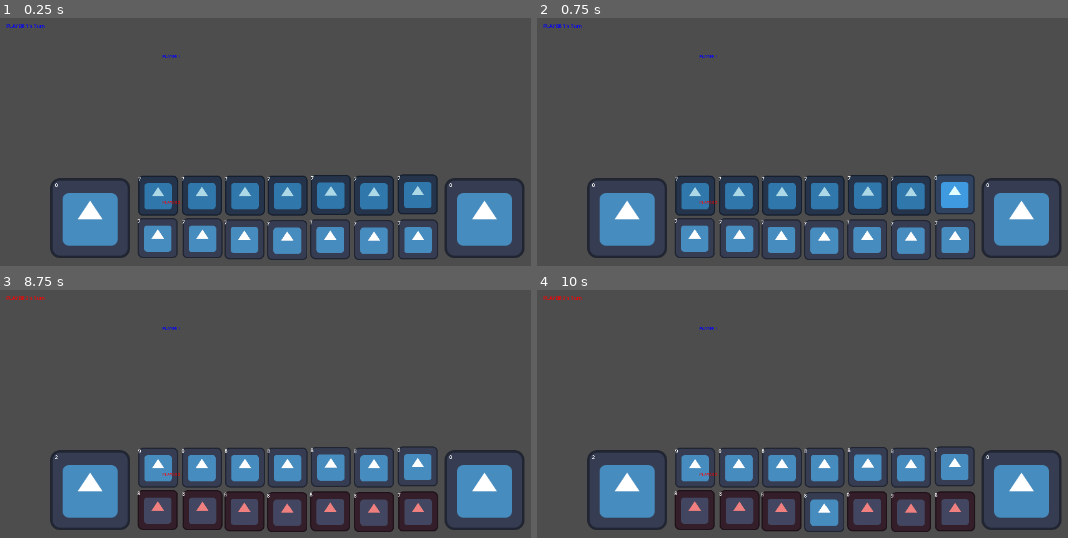
Above: before the commit, frames 1-4 (two rows, left to right).
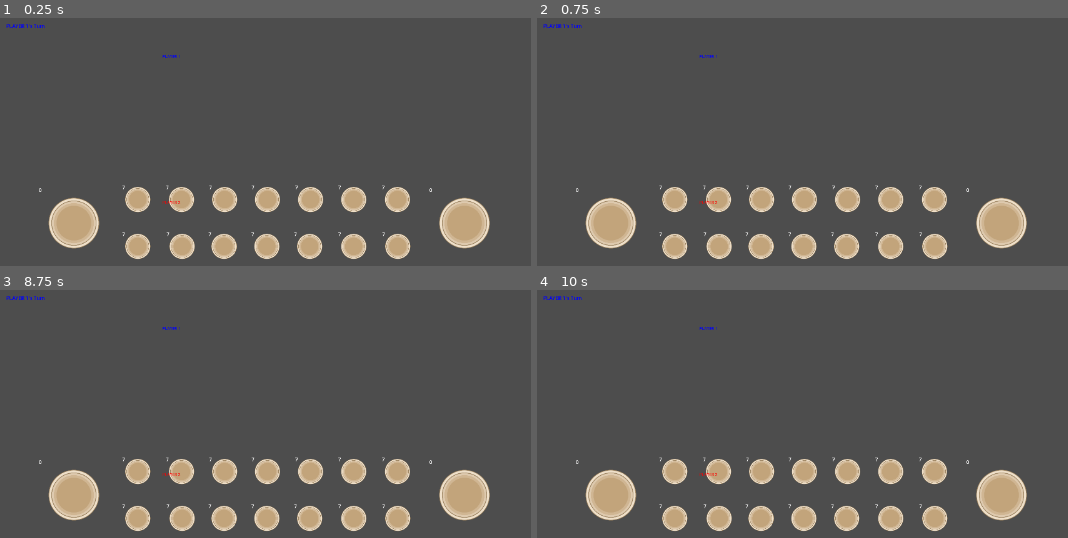
Above: after the commit, the same moments.

Repository: Hoplyman/GameHackathon-Achuuuspekoply
Game: Godot game, scene res://scenes/Board.tscn
Two runs of this game, one before a commit and one after it. Both use one fixed random seed, a clock stepped at 60 frames per second and the inputs below.
Inputs (mouse positions are in pixels of both pictures, inside the frame that each line leads up to):
- Up to frame 1 (0.25 s): no input
- Up to frame 2 (0.75 s): tap Enter at 0.5 s; move the mouse to (956, 194) at 0.52 s; click (956, 194) at 0.67 s
- Up to frame 3 (8.75 s): tap Space at 1.25, 2.75, 4.25 s; move the mouse to (371, 468) at 1.27 s; click (371, 468) at 1.42 s; tap Enter at 2, 3.5 s; move the mouse to (329, 466) at 2.02 s; click (329, 466) at 2.17 s; move the mouse to (286, 468) at 2.77 s; click (286, 468) at 2.92 s; move the mouse to (244, 468) at 3.52 s; click (244, 468) at 3.67 s; move the mouse to (201, 468) at 4.27 s; click (201, 468) at 4.42 s; move the mouse to (159, 468) at 5.02 s; click (159, 468) at 5.17 s; move the mouse to (159, 510) at 5.77 s; click (159, 510) at 5.92 s; move the mouse to (201, 510) at 6.52 s; click (201, 510) at 6.67 s; move the mouse to (244, 510) at 7.27 s; click (244, 510) at 7.42 s; move the mouse to (286, 513) at 8.02 s; click (286, 513) at 8.17 s
- Up to frame 4 (10 s): move the mouse to (866, 510) at 8.77 s; click (866, 510) at 8.92 s; move the mouse to (outside the picture) at 9.52 s; click (outside the picture) at 9.67 s

The runs differ from the first frame. In frame 1, 22% of the frame differs, in the area x 7-99%, y 62-98%; in frame 2, 22%; in frame 3, 20%; in frame 4, 20%.

Commit message:
Add pit and shell sprites, update scene layouts
Added new sprite assets for pits and shells, including individual images and sprite sheets. Updated ClickArea to use a circular collision shape, MainHouse and Pit to use the new sprite sheets, and adjusted Board scene pit and house positions for improved layout.

Diff:
--- a/objects/ClickArea.tscn
+++ b/objects/ClickArea.tscn
@@ -1,12 +1,12 @@
-[gd_scene load_steps=3 format=3 uid="uid://dul2u4plgebux"]
+[gd_scene load_steps=3 format=3 uid="uid://dwkxkpei0jpnp"]
 
 [ext_resource type="Script" uid="uid://bcb6042rmhtnw" path="res://objects/ClickArea.gd" id="1_b1yj3"]
 
-[sub_resource type="RectangleShape2D" id="RectangleShape2D_4nuuy"]
-size = Vector2(120, 120)
+[sub_resource type="CircleShape2D" id="CircleShape2D_b1yj3"]
+radius = 42.0
 
 [node name="ClickArea" type="Area2D"]
 script = ExtResource("1_b1yj3")
 
 [node name="CollisionShape2D" type="CollisionShape2D" parent="."]
-shape = SubResource("RectangleShape2D_4nuuy")
+shape = SubResource("CircleShape2D_b1yj3")
--- a/objects/MainHouse.tscn
+++ b/objects/MainHouse.tscn
@@ -1,14 +1,15 @@
-[gd_scene load_steps=3 format=3 uid="uid://c6sjqtnwnp0gx"]
+[gd_scene load_steps=3 format=3 uid="uid://cbhuu874h1vo8"]
 
-[ext_resource type="Script" uid="uid://blhkihyn7nhvt" path="res://objects/MainHouse.gd" id="1_cpixq"]
-[ext_resource type="Texture2D" uid="uid://cvi7xcuocyix7" path="res://icon.svg" id="1_o3qwh"]
+[ext_resource type="Script" path="res://objects/MainHouse.gd" id="1_cpixq"]
+[ext_resource type="Texture2D" uid="uid://c6epetnvtqb2o" path="res://assets/Sprites/PitSprites.png" id="2_cpixq"]
 
 [node name="MainHouse" type="Node2D"]
 script = ExtResource("1_cpixq")
 
 [node name="Sprite2D" type="Sprite2D" parent="."]
 scale = Vector2(2, 2)
-texture = ExtResource("1_o3qwh")
+texture = ExtResource("2_cpixq")
+hframes = 11
 
 [node name="StoneLabel" type="Label" parent="."]
 offset_left = -113.0
--- a/objects/Pit.tscn
+++ b/objects/Pit.tscn
@@ -1,19 +1,25 @@
-[gd_scene load_steps=4 format=3 uid="uid://crgh76dqr0wvu"]
+[gd_scene load_steps=4 format=3 uid="uid://ckefdced2oe5c"]
 
 [ext_resource type="Script" uid="uid://cjwsyvlbfgd0s" path="res://objects/Pit.gd" id="1_yhywh"]
-[ext_resource type="Texture2D" uid="uid://cvi7xcuocyix7" path="res://icon.svg" id="2_gvsfr"]
-[ext_resource type="PackedScene" uid="uid://dul2u4plgebux" path="res://objects/ClickArea.tscn" id="3_gvsfr"]
+[ext_resource type="Texture2D" uid="uid://c6epetnvtqb2o" path="res://assets/Sprites/PitSprites.png" id="2_gvsfr"]
+[ext_resource type="PackedScene" uid="uid://dwkxkpei0jpnp" path="res://objects/ClickArea.tscn" id="3_gvsfr"]
 
-[node name="Pit" type="Node2D"]
+[node name="Pit" type="Sprite2D"]
+texture = ExtResource("2_gvsfr")
+hframes = 11
 script = ExtResource("1_yhywh")
 
 [node name="Sprite2D" type="Sprite2D" parent="."]
+visible = false
 position = Vector2(65, 65)
 texture = ExtResource("2_gvsfr")
+hframes = 11
 
 [node name="ShellLabel" type="Label" parent="."]
-offset_right = 40.0
-offset_bottom = 23.0
+offset_left = -50.0
+offset_top = -50.0
+offset_right = -10.0
+offset_bottom = -27.0
 
 [node name="ClickArea" parent="." instance=ExtResource("3_gvsfr")]
-position = Vector2(65, 65)
+show_behind_parent = true
--- a/scenes/Board.tscn
+++ b/scenes/Board.tscn
@@ -1,63 +1,63 @@
 [gd_scene load_steps=5 format=3 uid="uid://5gfo7bqx7y0u"]
 
-[ext_resource type="PackedScene" path="res://objects/Pit.tscn" id="1_qails"]
+[ext_resource type="PackedScene" uid="uid://ckefdced2oe5c" path="res://objects/Pit.tscn" id="1_qails"]
 [ext_resource type="Script" uid="uid://b3vvq5tna3oo7" path="res://scenes/board.gd" id="1_w6jgk"]
 [ext_resource type="Script" uid="uid://shj56ksng2wf" path="res://scenes/GameManager.gd" id="2_hs2ul"]
-[ext_resource type="PackedScene" path="res://objects/MainHouse.tscn" id="3_66b1s"]
+[ext_resource type="PackedScene" uid="uid://cbhuu874h1vo8" path="res://objects/MainHouse.tscn" id="3_66b1s"]
 
 [node name="Board" type="Node2D"]
 script = ExtResource("1_w6jgk")
 
 [node name="Pit1" parent="." groups=["pits"] instance=ExtResource("1_qails")]
-position = Vector2(1285, 519)
+position = Vector2(1285, 600)
 
 [node name="Pit2" parent="." groups=["pits"] instance=ExtResource("1_qails")]
-position = Vector2(1145, 523)
+position = Vector2(1145, 600)
 
 [node name="Pit3" parent="." groups=["pits"] instance=ExtResource("1_qails")]
-position = Vector2(1007, 520)
+position = Vector2(1007, 600)
 
 [node name="Pit4" parent="." groups=["pits"] instance=ExtResource("1_qails")]
-position = Vector2(868, 522)
+position = Vector2(868, 600)
 
 [node name="Pit5" parent="." groups=["pits"] instance=ExtResource("1_qails")]
-position = Vector2(732, 522)
+position = Vector2(732, 600)
 
 [node name="Pit6" parent="." groups=["pits"] instance=ExtResource("1_qails")]
-position = Vector2(594, 522)
+position = Vector2(594, 600)
 
 [node name="Pit7" parent="." groups=["pits"] instance=ExtResource("1_qails")]
-position = Vector2(454, 523)
+position = Vector2(454, 600)
 
 [node name="Pit8" parent="." groups=["pits"] instance=ExtResource("1_qails")]
-position = Vector2(453, 658)
+position = Vector2(453, 750)
 
 [node name="Pit9" parent="." groups=["pits"] instance=ExtResource("1_qails")]
-position = Vector2(596, 659)
+position = Vector2(596, 750)
 
 [node name="Pit10" parent="." groups=["pits"] instance=ExtResource("1_qails")]
-position = Vector2(730, 662)
+position = Vector2(730, 750)
 
 [node name="Pit11" parent="." groups=["pits"] instance=ExtResource("1_qails")]
-position = Vector2(867, 665)
+position = Vector2(867, 750)
 
 [node name="Pit12" parent="." groups=["pits"] instance=ExtResource("1_qails")]
-position = Vector2(1004, 662)
+position = Vector2(1004, 750)
 
 [node name="Pit13" parent="." groups=["pits"] instance=ExtResource("1_qails")]
-position = Vector2(1145, 665)
+position = Vector2(1145, 750)
 
 [node name="Pit14" parent="." groups=["pits"] instance=ExtResource("1_qails")]
-position = Vector2(1286, 663)
+position = Vector2(1286, 750)
 
 [node name="GameManager" type="Node" parent="."]
 script = ExtResource("2_hs2ul")
 
 [node name="MainHouse1" parent="." groups=["main_houses"] instance=ExtResource("3_66b1s")]
-position = Vector2(302, 659)
+position = Vector2(250, 675)
 
 [node name="MainHouse2" parent="." groups=["main_houses"] instance=ExtResource("3_66b1s")]
-position = Vector2(1564, 659)
+position = Vector2(1500, 675)
 
 [node name="Camera2D" type="Camera2D" parent="."]
 position = Vector2(931, 657)
Binary file added: assets/Pits/01.BasicPit.png
Not shown, added: assets/Pits/01.BasicPit.png.import
Binary file added: assets/Pits/02.MultiplierPit.png
Not shown, added: assets/Pits/02.MultiplierPit.png.import
Binary file added: assets/Pits/03.DulplicatePit.png
Not shown, added: assets/Pits/03.DulplicatePit.png.import
Binary file added: assets/Pits/04.SpiritPit.png
Not shown, added: assets/Pits/04.SpiritPit.png.import
Binary file added: assets/Pits/05.OverflowPit.png
Not shown, added: assets/Pits/05.OverflowPit.png.import
Binary file added: assets/Pits/06.ChainPit.png
Not shown, added: assets/Pits/06.ChainPit.png.import
(and 38 more such lines)
